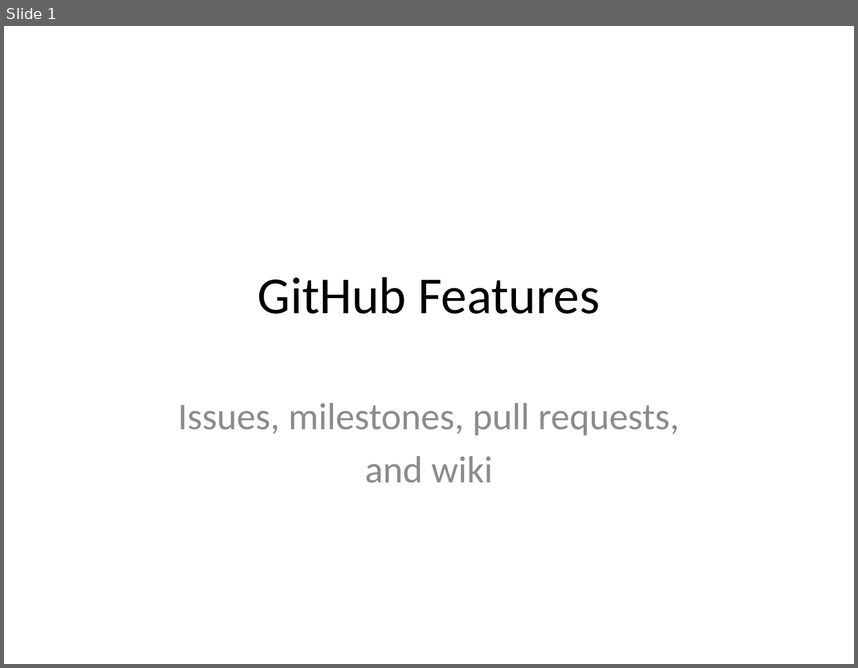
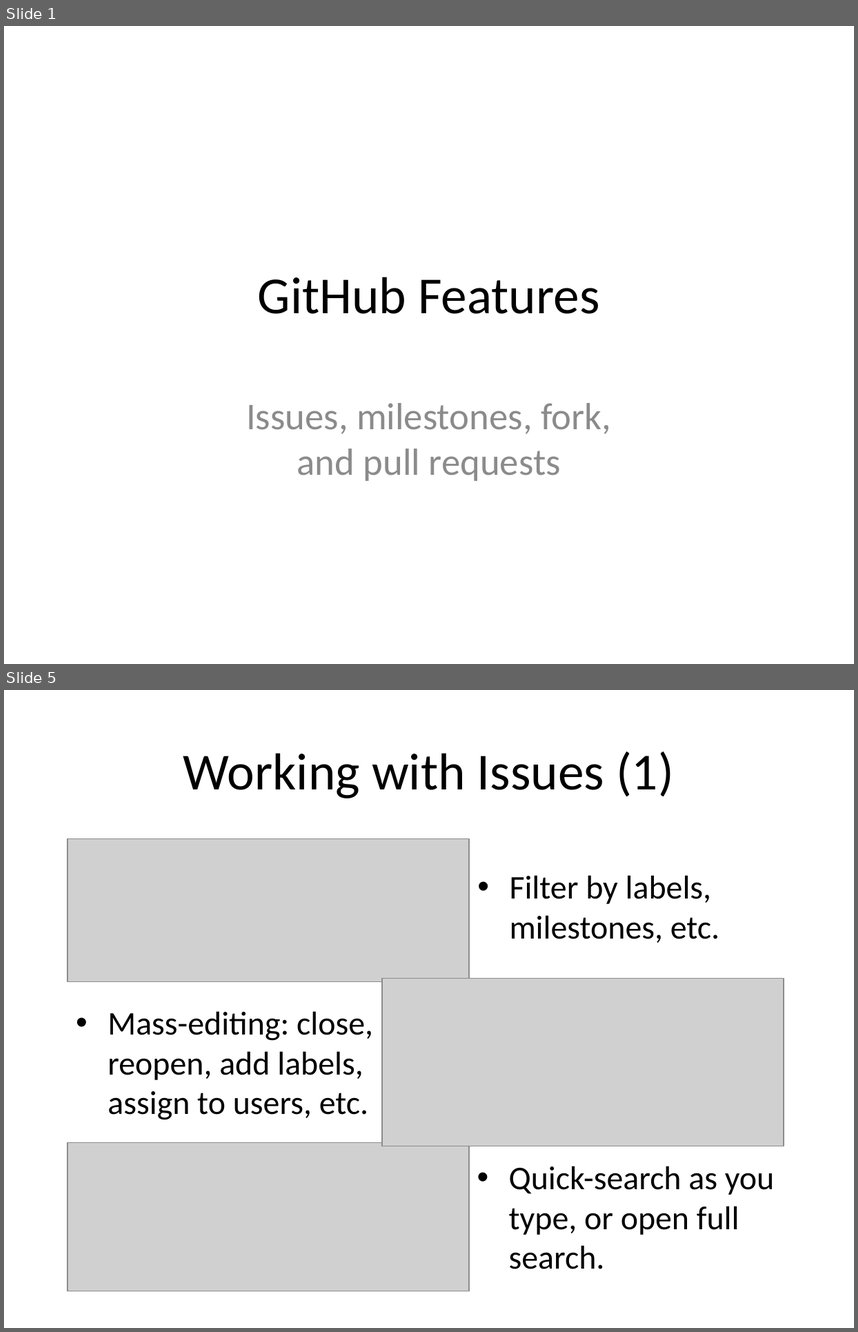
Before and after one commit to abergitdemo/git_demo, a slide deck: slides/github_features.pptx. Shown one above the other, each under a label of ours: slide 1 before the commit, slides 1 and 5 after it; the slides between them are not shown. The pictures are 858x668 and 858x1332 pixels, drawn with LibreOffice and Linux fonts; fonts in the diff are those of the drawing; grey boxes stand for pictures. Boxes give left, top, right and bottom in pixels: in the first picture for what was removed or moved away, otherwise in the second. Text is boxed around its words. In the diff, an @@ line names an element or a change of style, - is before the commit and + after.

```diff
--- a/slides/github_features.pptx
+++ b/slides/github_features.pptx
@@ slide 5 added at (4,690,854,1328), background #FFFFFF @@
@@ title added at (183,751,674,798), 44 pt, text #000000 @@
+Working with Issues (1)
@@ picture added at (67,839,469,982) @@
@@ text added at (510,875,720,943), 28 pt, text #000000 @@
+• Filter by labels, milestones, etc.
@@ picture added at (382,978,784,1145) @@
@@ text added at (107,1011,373,1120), 28 pt, text #000000 @@
+• Mass-editing: close, reopen, add labels, assign to users, etc.
@@ picture added at (67,1142,469,1291) @@
@@ text added at (509,1165,774,1269), 28 pt, text #000000 @@
+• Quick-search as you type, or open full search.
@@ slide 1 changed as well @@
@@ subtitle at (246,403,611,481): text changed @@
-Issues, milestones, pull requests,
-and wiki
+Issues, milestones, fork,
+and pull requests
```
Also in this commit, not shown: 13 other slides added, 1 slide removed, 19 other files.
